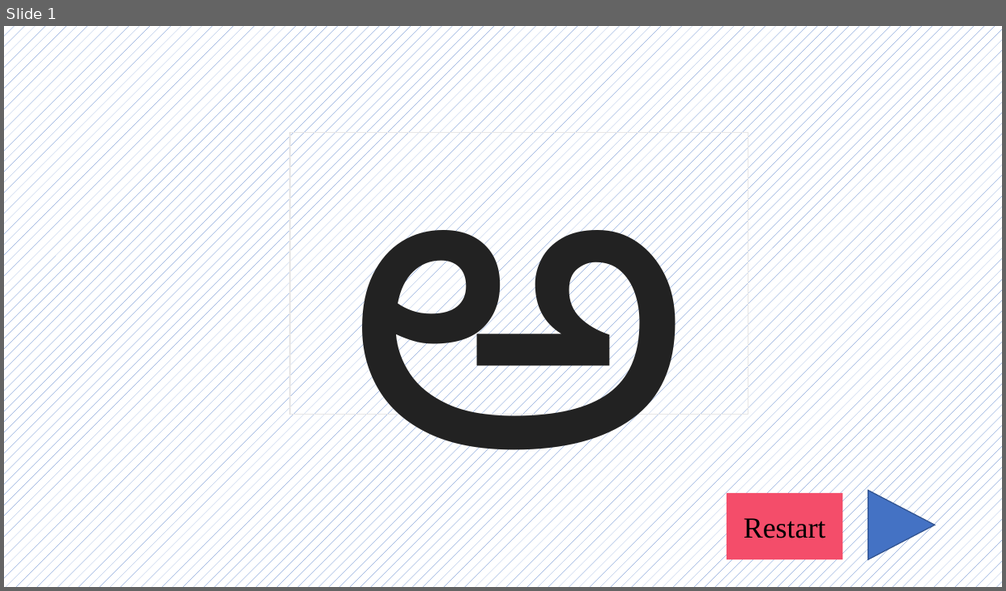
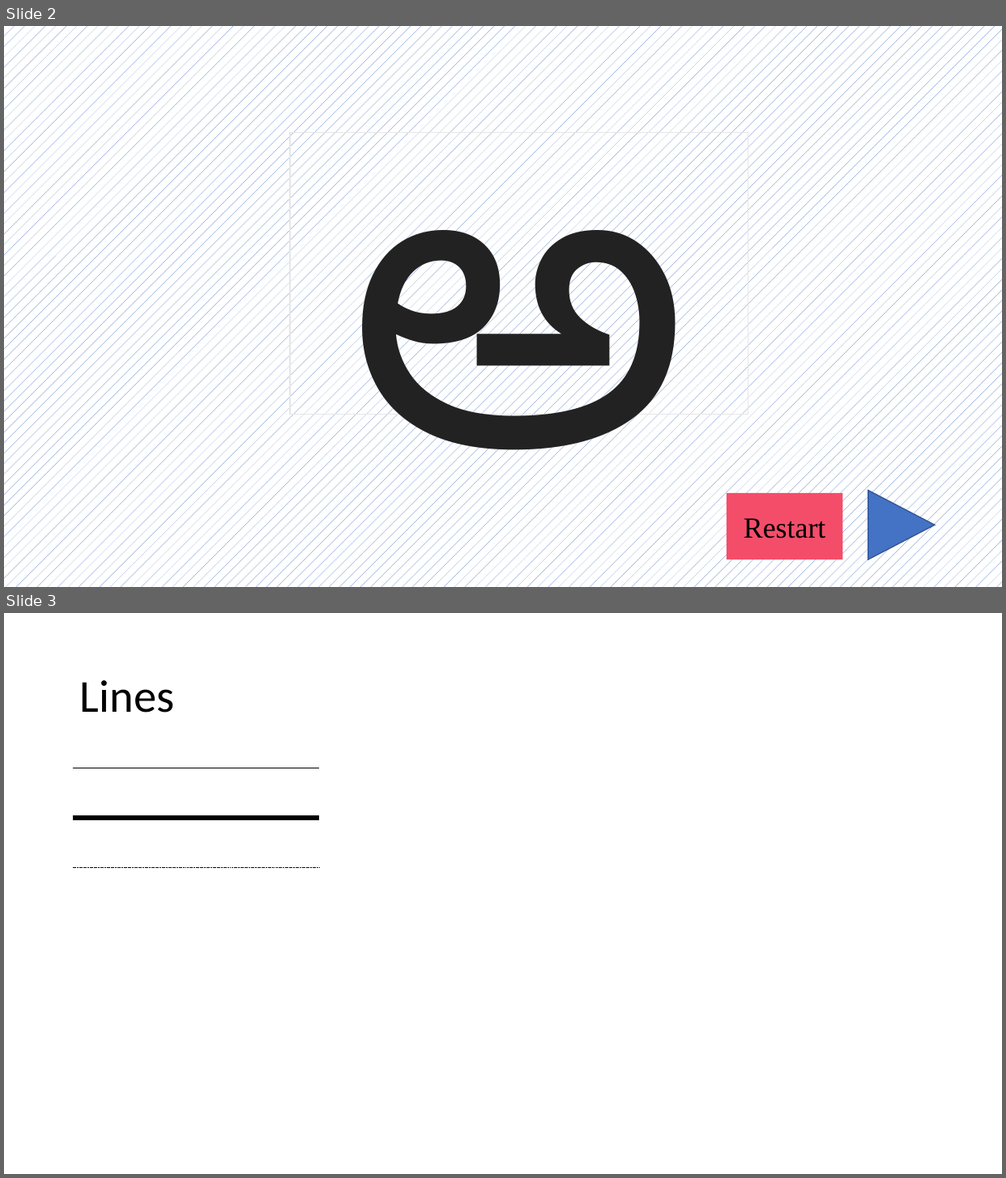
Before and after one commit to rlingineni/airppt, a slide deck: TeluguApp.pptx. Shown one above the other, each under a label of ours: slide 1 before the commit, slides 2 and 3 after it. The pictures are 1006x591 and 1006x1178 pixels, drawn with LibreOffice and Linux fonts; fonts in the diff are those of the drawing. Boxes give left, top, right and bottom in pixels: in the first picture for what was removed or moved away, otherwise in the second. Text is boxed around its words. In the diff, an @@ line names an element or a change of style, - is before the commit and + after.

```diff
--- a/TeluguApp.pptx
+++ b/TeluguApp.pptx
@@ slide 3 added at (4, 613, 1002, 1174), background #FFFFFF @@
@@ title added at (80, 680, 174, 713), 44 pt, text #000000 @@
+Lines
@@ line added from (73, 768) to (319, 768), #000000 0.5 pt @@
@@ line added from (73, 818) to (319, 818), #000000 4.5 pt @@
@@ line added from (73, 867) to (319, 867), #000000 0.5 pt dashed @@
@@ what was slide 1 is now slide 2 @@
```
Also in this commit, not shown: 3 other slides added, 17 other files.
